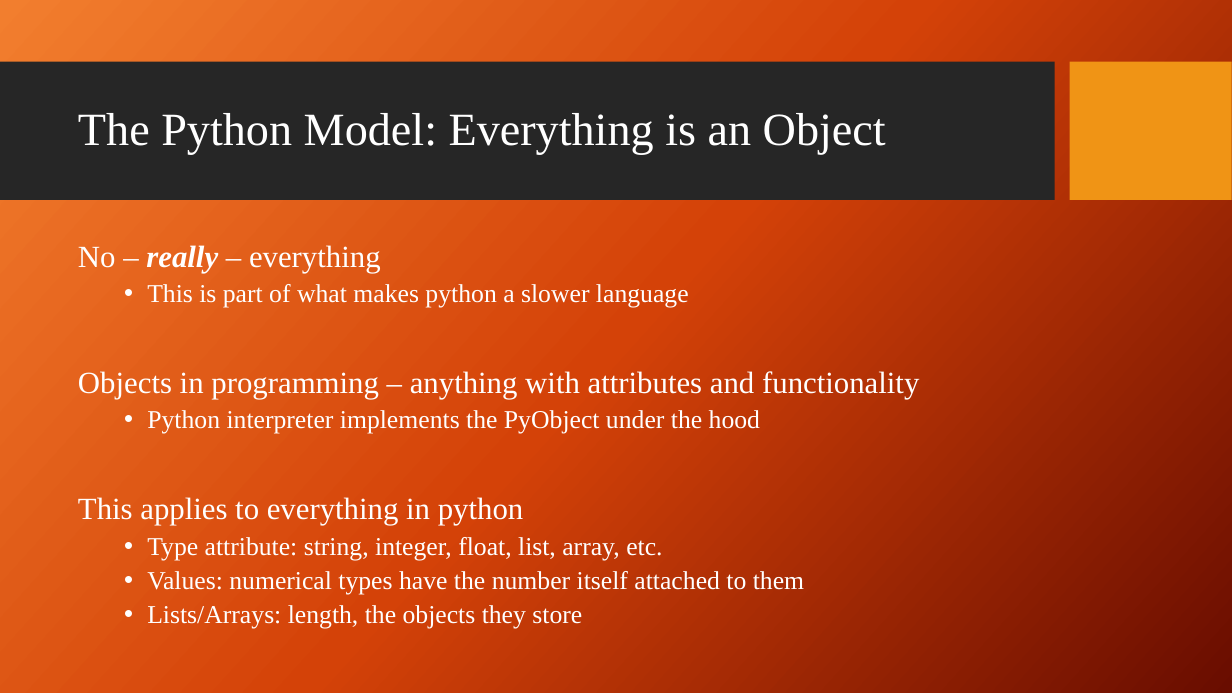
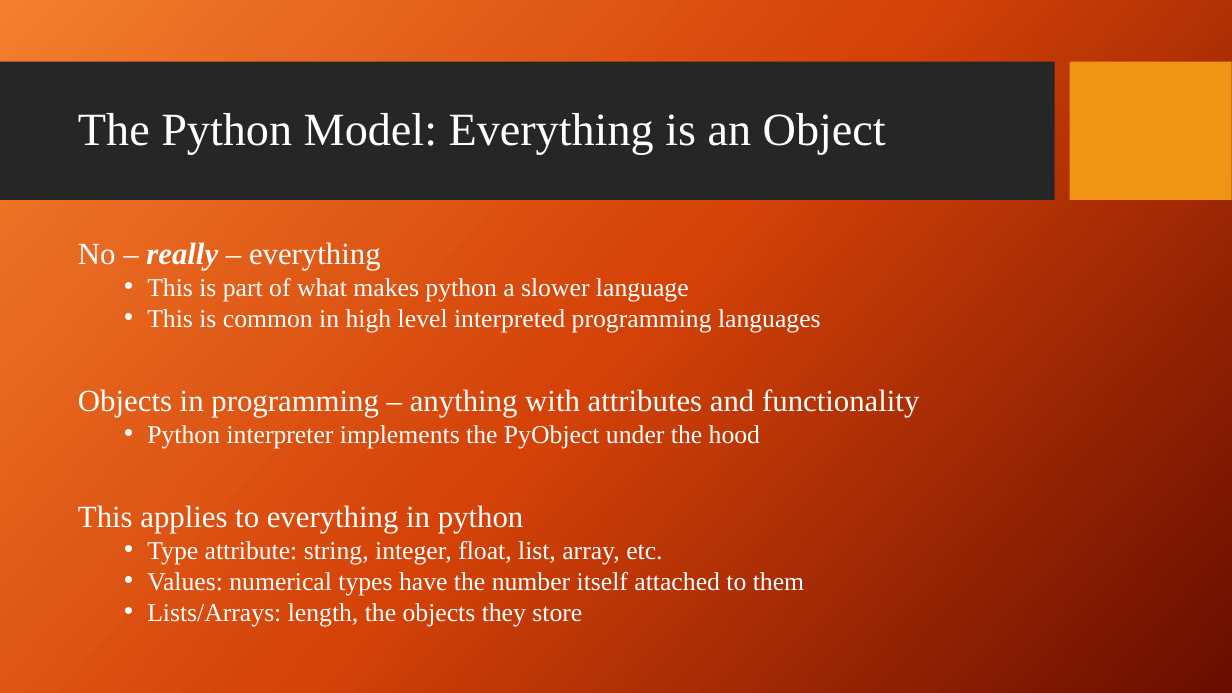
Before and after one commit to jacksondatkuliak/PythonBootcamp2026, a slide deck: slide 5 of day1/slides/context.pptx. Drawn at 1232x693 pixels with LibreOffice and Linux fonts; fonts in the diff are those of the drawing; background and template pictures are left out. Boxes give left, top, right and bottom in pixels: in the first picture for what was removed or moved away, otherwise in the second. Text is boxed around its words. In the diff, an @@ line names an element or a change of style, - is before the commit and + after.

```diff
--- a/day1/slides/context.pptx
+++ b/day1/slides/context.pptx
@@ text at [78, 242, 919, 626]: line spacing 0.9 to 0.8 @@
@@ text at [147, 309, 821, 333]: paragraph added @@
+  • This is common in high level interpreted programming languages
```
Also in this commit, not shown: 2 other slides changed, 5 other files.
